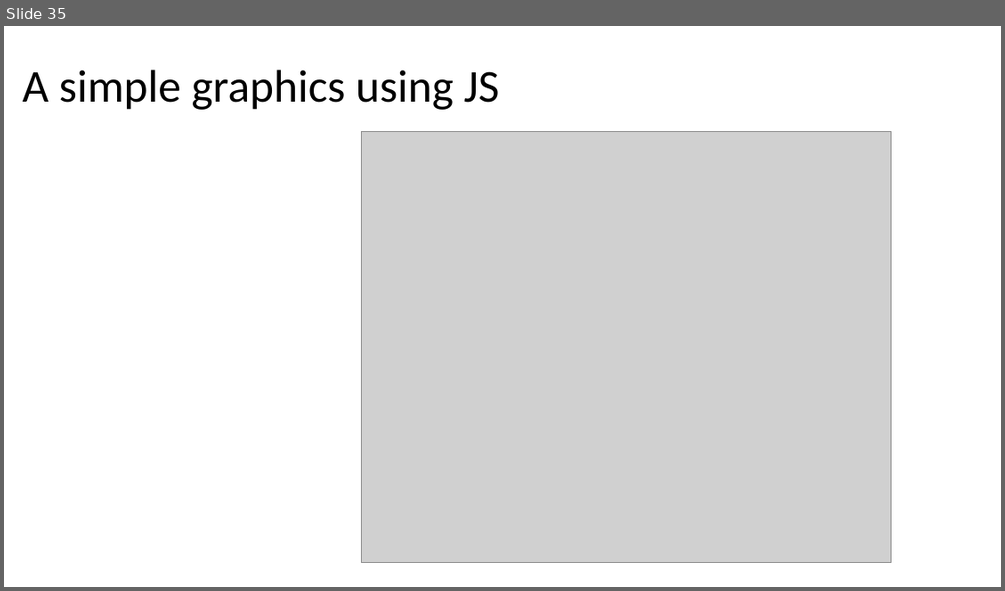
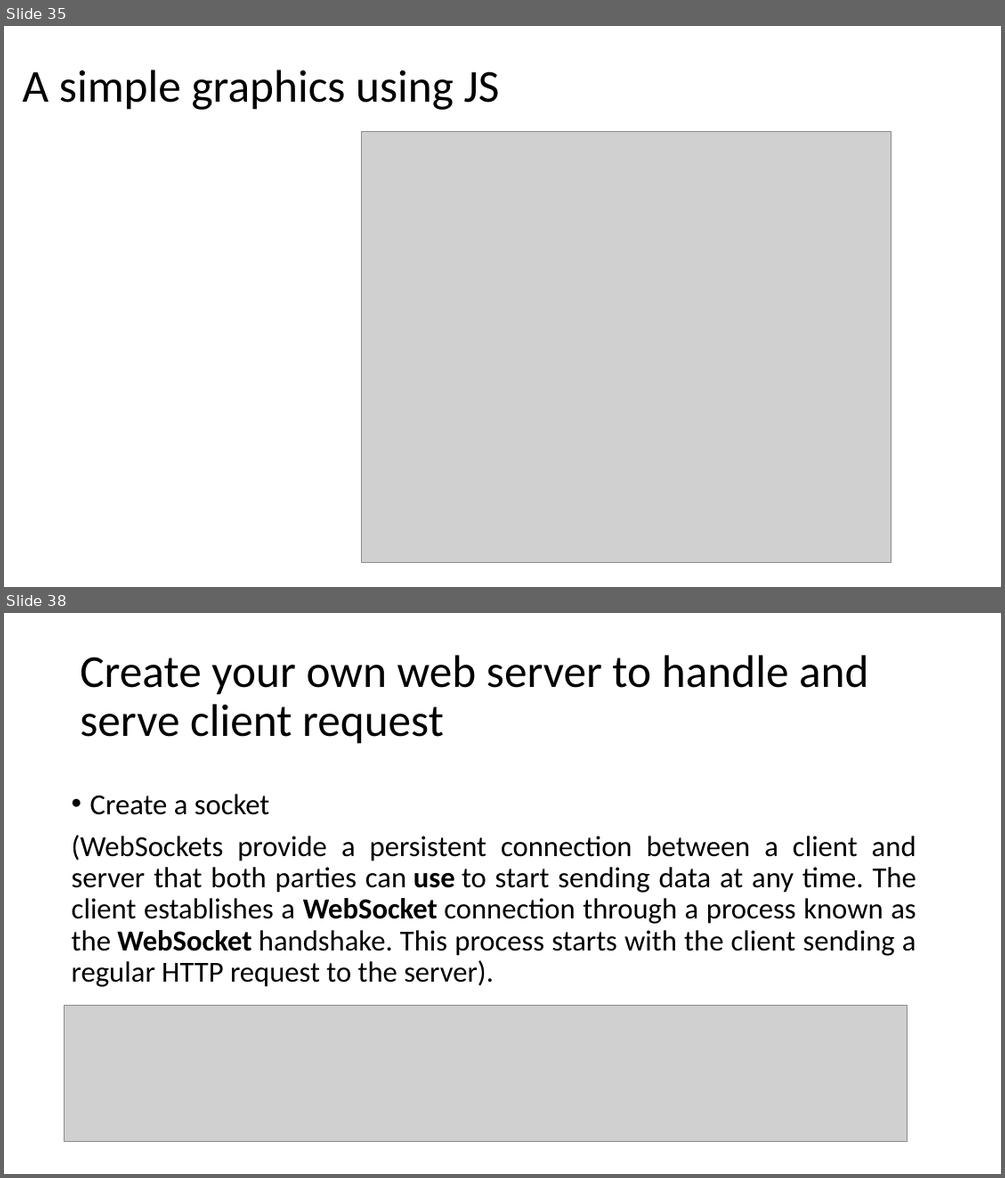
Before and after one commit to sibichakkaravarthy/CSE4004--WebTechnologies, a slide deck: WT_LAB.pptx. Shown one above the other, each under a label of ours: slide 35 before the commit, slides 35 and 38 after it; the slides between them are not shown. The pictures are 1005x591 and 1005x1178 pixels, drawn with LibreOffice and Linux fonts; fonts in the diff are those of the drawing; grey boxes stand for pictures. Boxes give left, top, right and bottom in pixels: in the first picture for what was removed or moved away, otherwise in the second. Text is boxed around its words. In the diff, an @@ line names an element or a change of style, - is before the commit and + after.

Commit message:
Web server

```diff
--- a/WT_LAB.pptx
+++ b/WT_LAB.pptx
@@ slide 38 added at (x1=4, y1=613, x2=1001, y2=1174), background #FFFFFF @@
@@ title added at (x1=80, y1=655, x2=868, y2=744), 44 pt, text #000000 @@
+Create your own web server to handle and serve client request
@@ text added at (x1=72, y1=794, x2=916, y2=987), 28 pt, text #000000 @@
+• Create a socket
+(WebSockets provide a persistent connection between a client and server that both parties can use to start sending data at any time. The client establishes a WebSocket connection through a process known as the WebSocket handshake. This process starts with the client sending a regular HTTP request to the server).
@@ picture added at (x1=64, y1=1005, x2=907, y2=1141) @@
```
Also in this commit, not shown: 2 slides changed, 7 other slides added.
